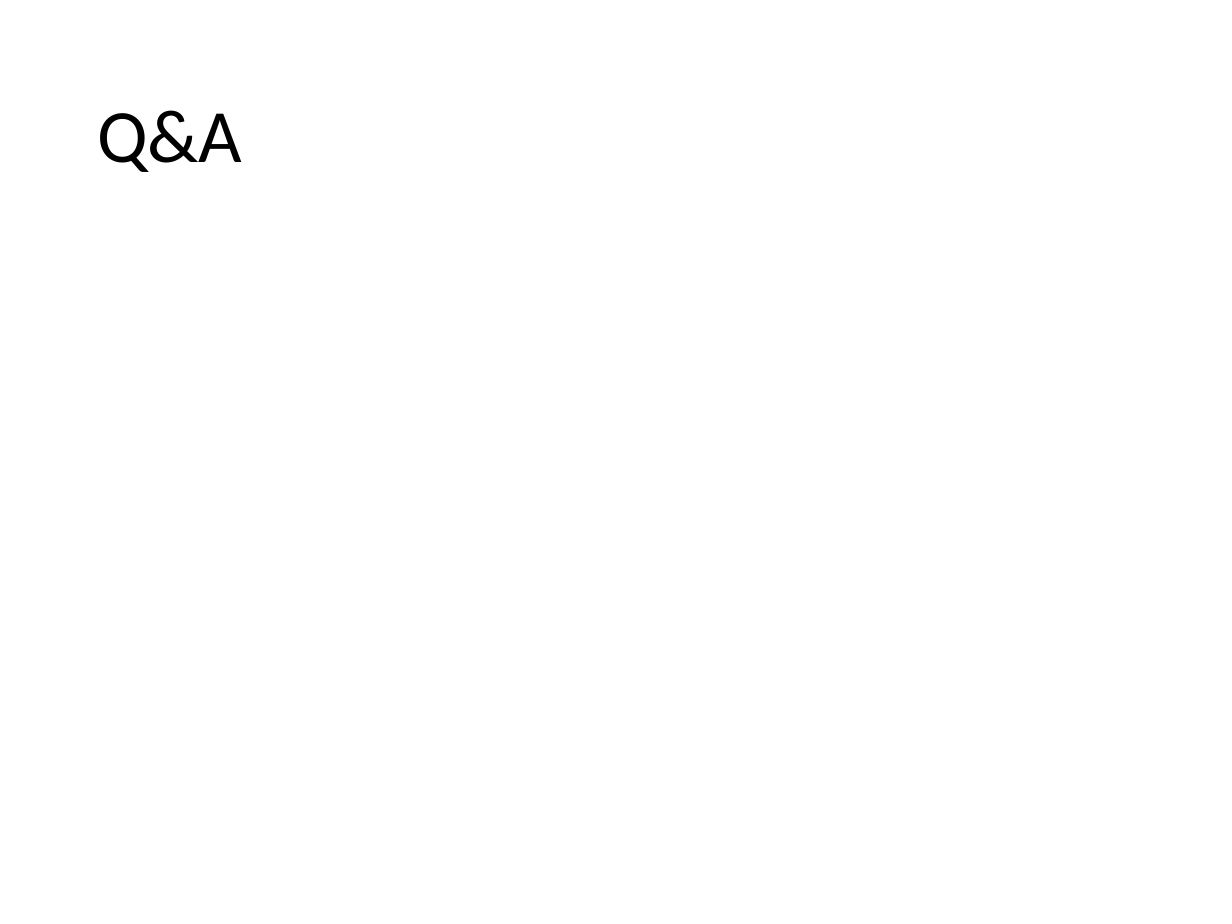
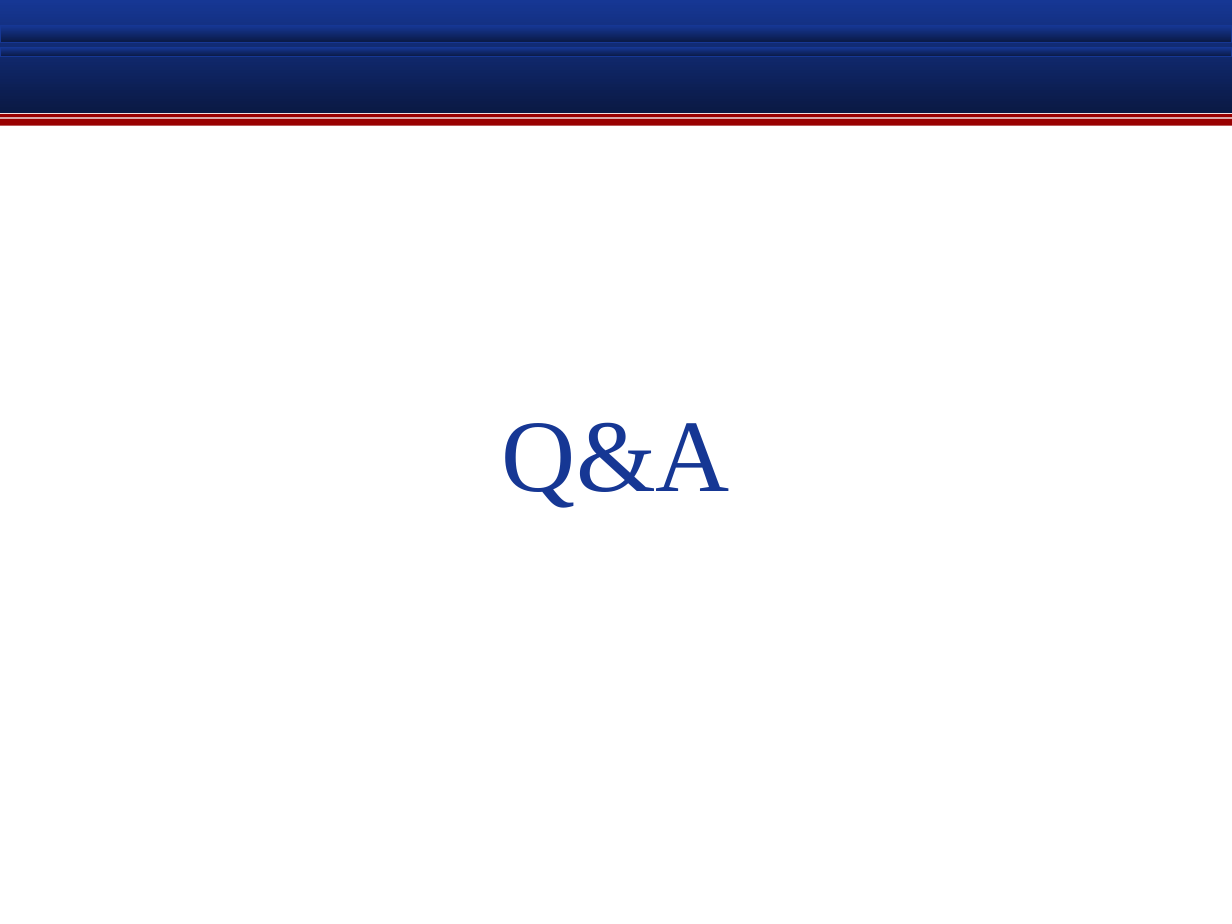
Before and after one commit to TaQini/INAmerica, a slide deck: slide 7 of hitchhiking express.pptx. Drawn at 1232x924 pixels with LibreOffice and Linux fonts; fonts in the diff are those of the drawing; background and template pictures are left out. Boxes give left, top, right and bottom in pixels: in the first picture for what was removed or moved away, otherwise in the second. Text is boxed around its words. In the diff, an @@ line names an element or a change of style, - is before the commit and + after.

```diff
--- a/hitchhiking express.pptx
+++ b/hitchhiking express.pptx
@@ rectangle added at [0, 0, 1232, 113], fill gradient #163794 to #10276A @@
@@ rectangle added at [0, 26, 1232, 43], fill gradient #163794 to #10276A, outline #163794 0.75 pt @@
@@ rectangle added at [0, 47, 1232, 57], fill gradient #163794 to #10276A, outline #163794 0.75 pt @@
@@ rectangle added at [0, 113, 1232, 126], fill #990000 @@
@@ line added from (0, 118) to (1232, 118), #FFFFFF 0.75 pt @@
@@ text "Q&A": place and size @@
-text "Q&A" at [97, 110, 242, 172]
+text "Q&A" at [502, 422, 730, 508]
@@ text "Q&A" at [502, 422, 730, 508]: size 44 to 60 pt, font Calibri to Times New Roman, text colour #000000 to #163794; alignment left to centre; line spacing 0.9 to 1; vertical alignment middle to top @@
```
Also in this commit, not shown: 1 other slide changed, 7 slides added, 5 slides removed, 14 other files.
